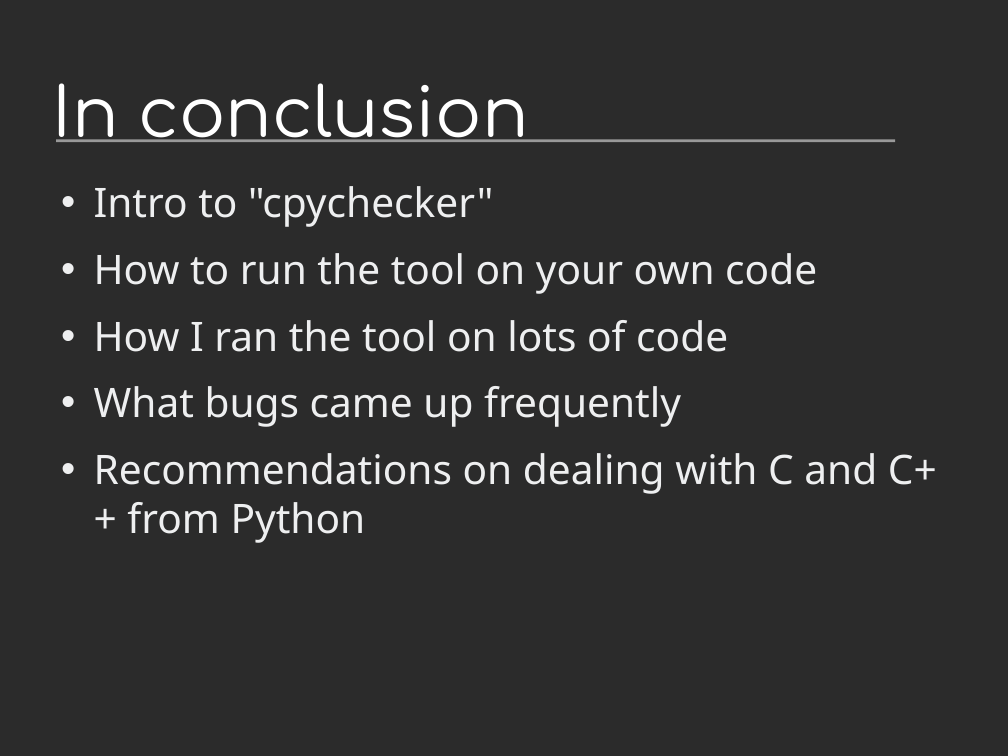
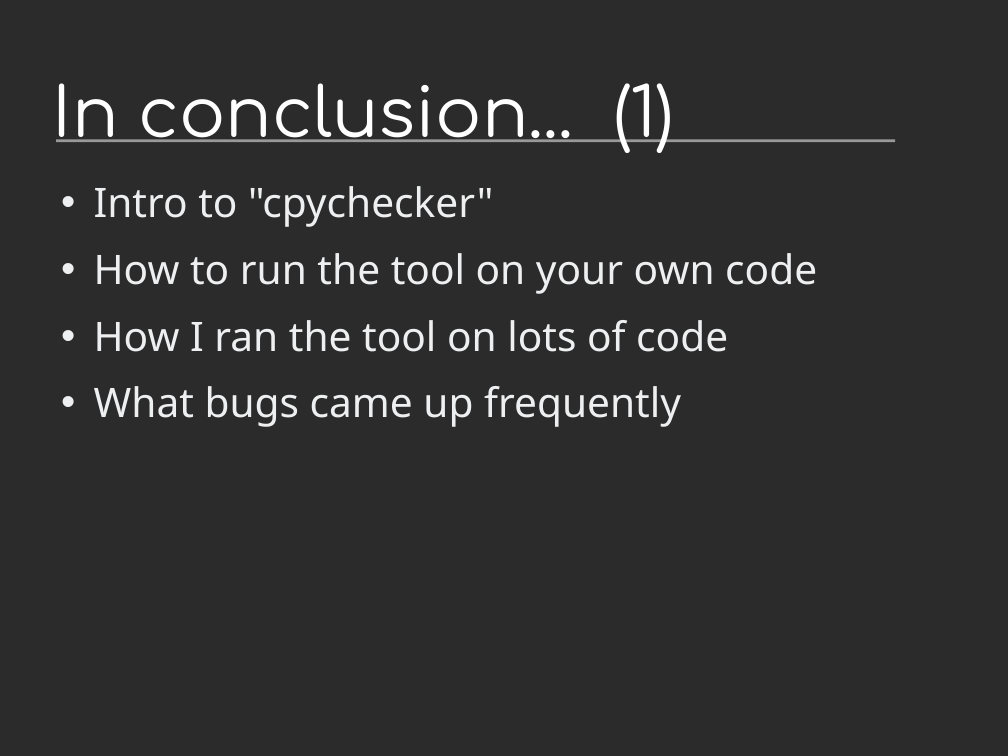
Before and after one commit to davidmalcolm/PyCon-US-2013-Talk, a slide deck: slide 46 of Death By 1000 Leaks - Static Analysis of Hundreds of Python Extension Modules.odp (slide 47 before the commit). Drawn at 1008x756 pixels with LibreOffice and Linux fonts; fonts in the diff are those of the drawing; background and template pictures are left out; a plain dark background stands for a picture behind light text. Boxes give left, top, right and bottom in pixels: in the first picture for what was removed or moved away, otherwise in the second. Text is boxed around its words. In the diff, an @@ line names an element or a change of style, - is before the commit and + after.

Commit message:
add titles to slides

```diff
--- a/Death By 1000 Leaks - Static Analysis of Hundreds of Python Extension Modules.odp
+++ b/Death By 1000 Leaks - Static Analysis of Hundreds of Python Extension Modules.odp
@@ title at (x1=53, y1=83, x2=674, y2=153): text changed @@
-In conclusion
+In conclusion... (1)
@@ text at (x1=94, y1=453, x2=937, y2=543): paragraph removed @@
-• Recommendations on dealing with C and C++ from Python
```
Also in this commit, not shown: 1 other slide changed, 3 slides added, 3 slides removed, 1 other file.
